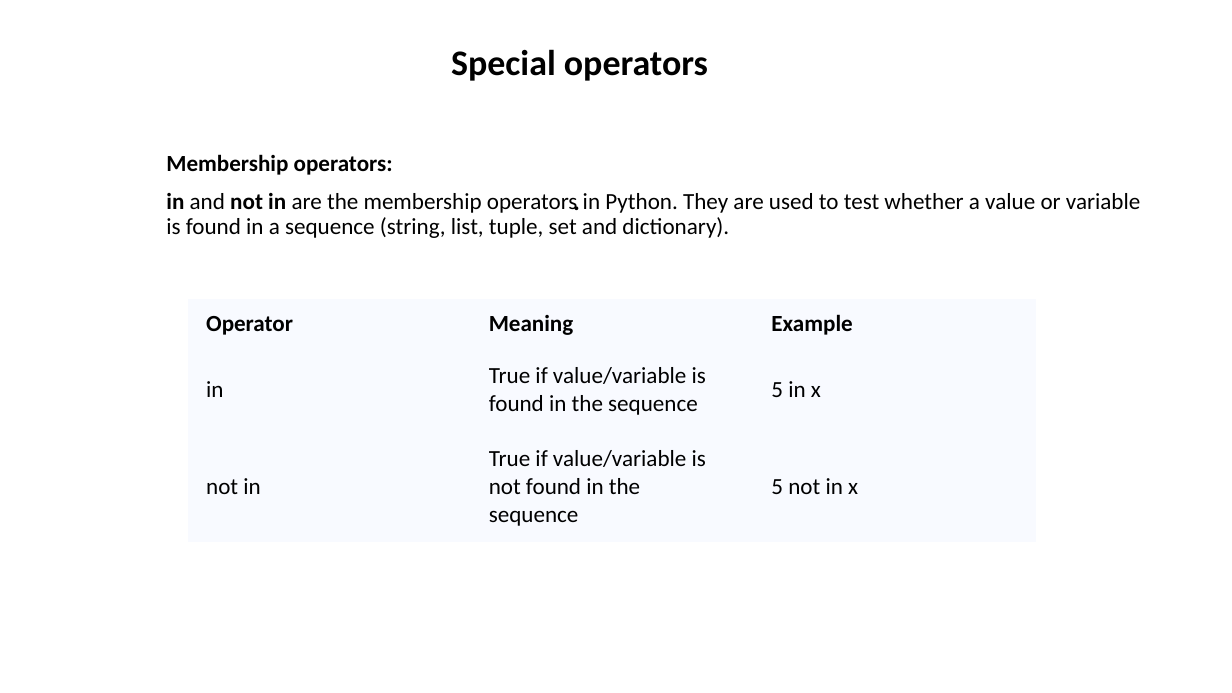
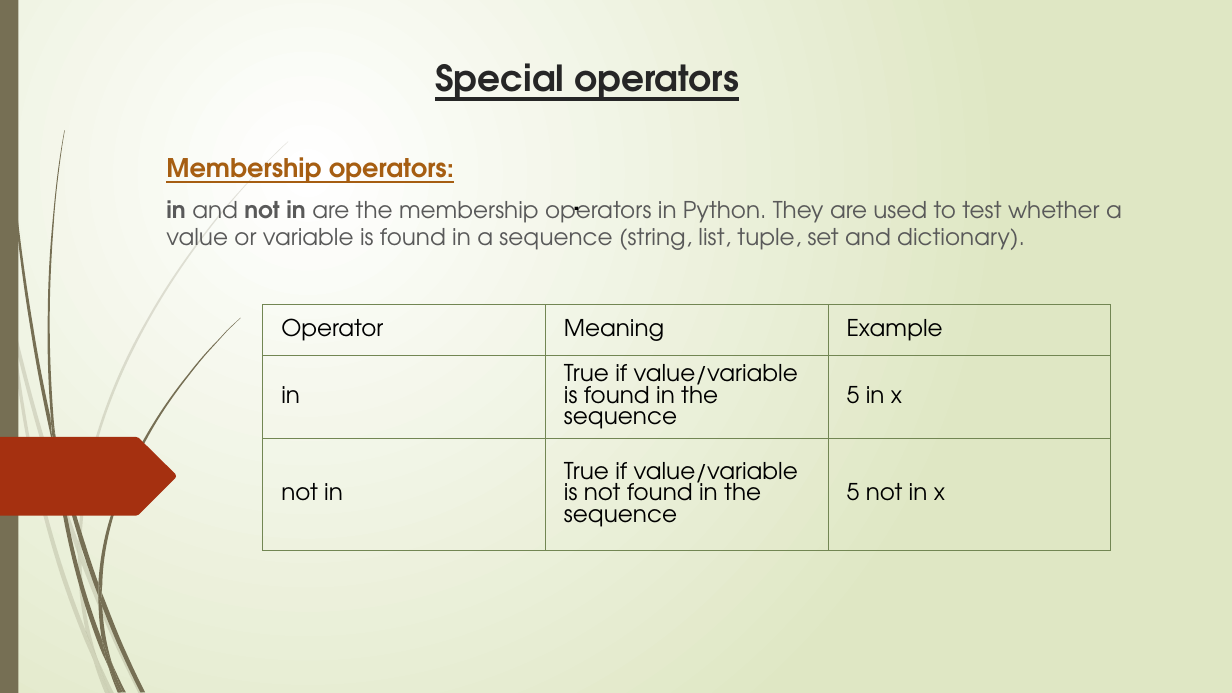
Before and after one commit to tauovir/Materials, a slide deck: slide 13 of Python Session/Python_10_may.pptx. Drawn at 1232x693 pixels with LibreOffice and Linux fonts; fonts in the diff are those of the drawing. Boxes give left, top, right and bottom in pixels: in the first picture for what was removed or moved away, otherwise in the second. Text is boxed around its words. In the diff, an @@ line names an element or a change of style, - is before the commit and + after.

```diff
--- a/Python Session/Python_10_may.pptx
+++ b/Python Session/Python_10_may.pptx
@@ background #FFFFFF to gradient #FFFFFF to #DFE8C4 @@
@@ rectangle added at [0, 0, 18, 693], fill #766F54 @@
@@ title "Special operators": place and size @@
-title "Special operators" at [451, 49, 708, 81]
+title "Special operators" at [435, 63, 739, 101]
@@ title "Special operators" at [435, 63, 739, 101]: font Calibri to TeX Gyre Adventor, text colour #000000 to #262626, underline on; alignment centre to left; line spacing 0.9 to 1 @@
@@ subtitle "Membership operators:" at [166, 157, 1122, 250]: size 18 to 20 pt, text colour #000000 to #A65E12, underline on in "Membership operators:"; font Calibri to TeX Gyre Adventor; text colour #000000 to #595959 in "in and not in are the membership ..."; line spacing 0.9 to 1 @@
@@ text "." at [204, 128, 949, 220]: font Calibri to TeX Gyre Adventor @@
@@ table at [262, 305, 1111, 569] @@
@@ fill #F8FAFF to none in 9 cells @@
@@ font Calibri to TeX Gyre Adventor @@
@@ bold off in "Operator", "Meaning", "Example" @@
@@ borders changed @@
@@ table: place and size @@
-table at [188, 299, 1036, 543]
+table at [262, 305, 1111, 569]
@@ freeform shape added at [0, 437, 177, 516], fill #A53010 @@
@@ group added at [0, 141, 288, 693]: 10 freeform shapes @@
@@ group added at [3, 0, 240, 693]: 12 freeform shapes @@
```
Also in this commit, not shown: 13 other slides changed, 1 slide added, 2 other files.
